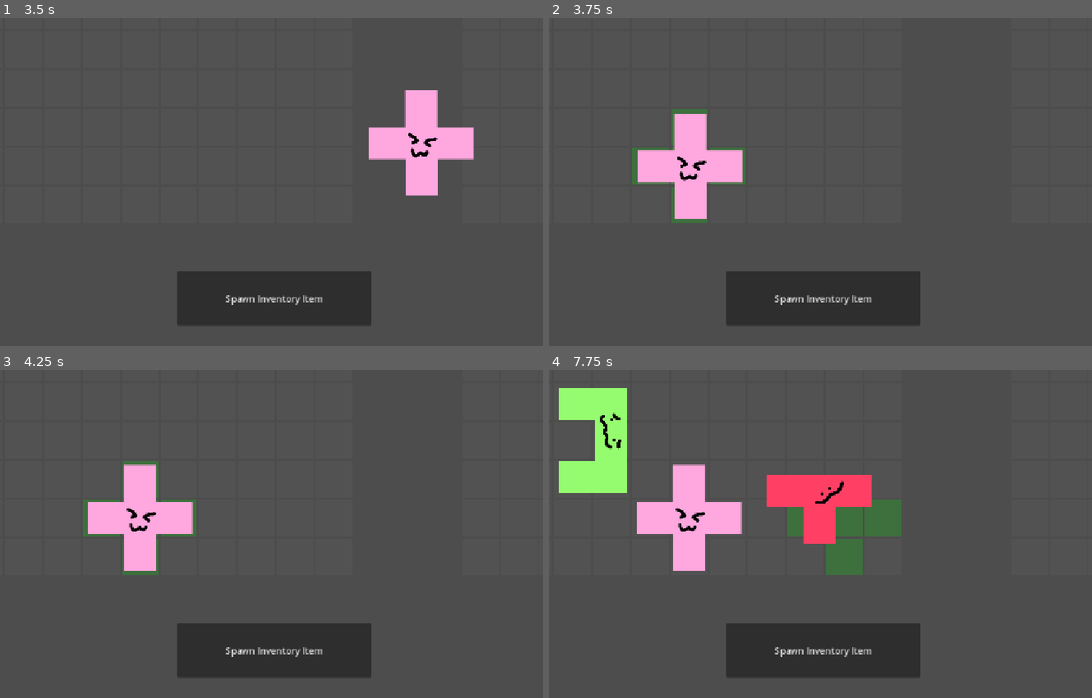
Above: before the commit, frames 1-4 (two rows, left to right).
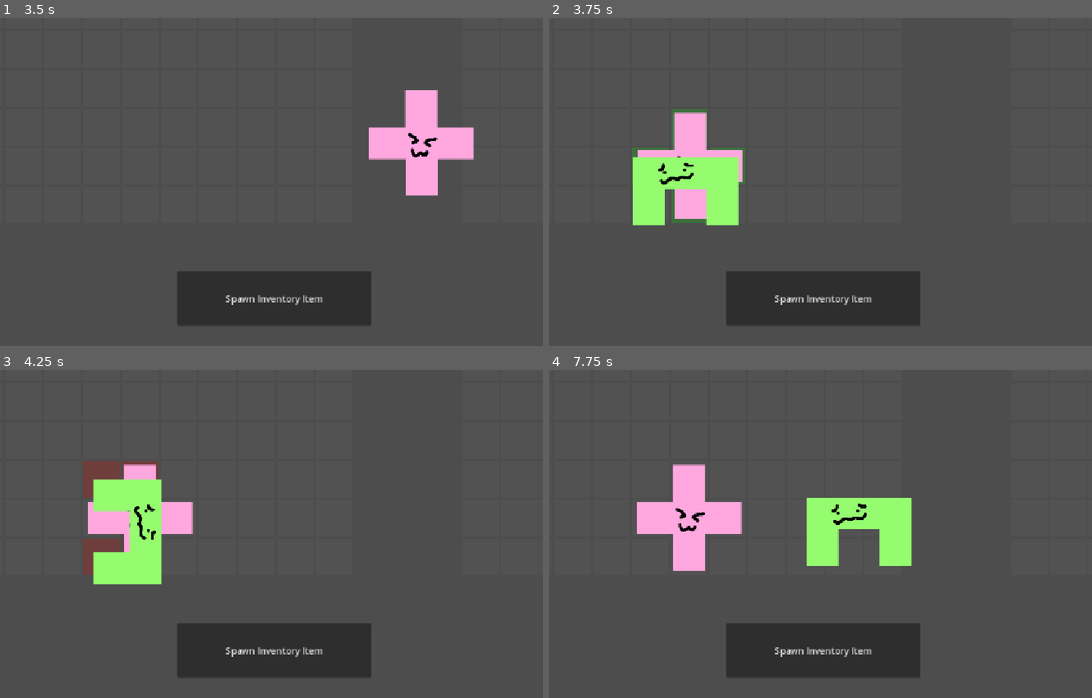
Above: after the commit, the same moments.

Repository: Katstifer/IGME590_Mechanic_1
Game: Godot game, scene res://scenes/inventoryGridSpawnerSetup.tscn
The game is run twice, just before and just after one commit, with the same random seed, the same clock (stepped at 60 frames per second) and the same inputs.
Inputs (mouse positions are in pixels of both pictures, inside the frame that each line leads up to):
- Up to frame 1 (3.5 s): click "Spawn Inventory Item" at 0.5 s; click "Spawn Inventory Item" at 1.25 s; click "Spawn Inventory Item" at 2 s; tap Enter (SwapItem) at 2.75 s; move the mouse to (423, 142) at 2.77 s; tap Shift (DropItem) at 2.85 s; click (423, 142) at 3.05 s
- Up to frame 2 (3.75 s): tap Space at 3.5 s; move the mouse to (695, 178) at 3.52 s; click (695, 178) at 3.6 s
- Up to frame 3 (4.25 s): tap R (Rotate) at 3.8 s
- Up to frame 4 (7.75 s): tap Enter (SwapItem) at 4.25, 4.55, 5.1, 5.75, 7.55 s; move the mouse to (891, 432) at 4.27 s; tap R (Rotate) at 4.35, 6.8, 7.35 s; tap Space at 5, 6.5 s; move the mouse to (793, 586) at 5.02 s; tap Shift (DropItem) at 5.3, 5.85 s; move the mouse to (1021, 570) at 5.77 s; click (1021, 570) at 6.05 s; move the mouse to (630, 458) at 6.52 s; click (630, 458) at 6.6 s; move the mouse to (858, 514) at 7.27 s

Frame 1 is identical in both runs. In frame 2, 3.3% of the frame differs, in the area x 15-36%, y 28-64%; in frame 3, 4.6%; in frame 4, 9.0%, in the area x 1-67%, y 5-63%.
Error after the commit: Invalid call. Nonexistent function 'dropItem' in base 'Nil'. (res://scenes/inventoryInputHandler.gd:86)

Commit message:
fixed some compatibility with input handler, need to fix drop

Diff:
--- a/grid-inventory-system/scenes/inventoryGridSpawnerSetup.tscn
+++ b/grid-inventory-system/scenes/inventoryGridSpawnerSetup.tscn
@@ -60,14 +60,15 @@
 offset_right = 40.0
 offset_bottom = 40.0
 
-[node name="inventoryItemSpawner" type="Node" parent="." unique_id=1042184566 node_paths=PackedStringArray("itemContainer", "inventoryGrid", "inventorySpawnGrid")]
+[node name="inventoryItemSpawner" type="Node" parent="." unique_id=1042184566 node_paths=PackedStringArray("itemContainer", "inputHandler")]
 script = ExtResource("12_eiu8o")
 inventoryItemPrefabs = Array[PackedScene]([ExtResource("2_6gpvr"), ExtResource("3_487jm"), ExtResource("4_egp7t"), ExtResource("5_n6l6t"), ExtResource("6_pkbt3"), ExtResource("7_7wnr7"), ExtResource("8_nkhev"), ExtResource("9_c6pf0"), ExtResource("10_f7rn0")])
 itemContainer = NodePath("../inventoryItemContainer")
-inventoryGrid = NodePath("../inventoryGridContainer/inventoryGrid")
-inventorySpawnGrid = NodePath("../inventorySpawnGridContainer/inventorySpawnGrid")
+inputHandler = NodePath("../inputHandler")
 
-[node name="inputHandler" type="Node" parent="." unique_id=1258217183]
+[node name="inputHandler" type="Control" parent="." unique_id=10590482 node_paths=PackedStringArray("inventoryGrids")]
+anchors_preset = 0
 script = ExtResource("13_487jm")
+inventoryGrids = [NodePath("../inventoryGridContainer/inventoryGrid"), NodePath("../inventorySpawnGridContainer/inventorySpawnGrid")]
 
 [connection signal="pressed" from="spawnButton" to="inventoryItemSpawner" method="onSpawnButtonPressed"]
--- a/grid-inventory-system/scenes/inventoryInputHandler.gd
+++ b/grid-inventory-system/scenes/inventoryInputHandler.gd
@@ -1,7 +1,103 @@
 class_name InventoryInputHandler
-extends Node
+extends Control
 
 var currentSlot: InventorySlot;
 var previousSlot: InventorySlot;
 
 var currentHeldItem: InventoryItem = null;
+var currentInventory: InventoryGrid;
+
+var mouseOnGrid : bool = false;
+
+@export var inventoryGrids : Array[InventoryGrid];
+
+func _ready() -> void:
+	for grid in inventoryGrids:
+		grid.mouseEnteredGrid.connect(onMouseEnterGrid);
+		grid.mouseExitedGrid.connect(onMouseExitGrid);
+		grid.mouseEnteredGridSlot.connect(onMouseEnterSlot);
+		pass;
+
+func _process(delta: float) -> void:
+	if (currentInventory != null):
+		if (currentHeldItem != null && currentSlot != null):
+			if (currentSlot != previousSlot):
+				currentInventory.handleSlotHighlights(currentSlot, currentHeldItem);
+				previousSlot = currentSlot;
+			if Input.is_action_just_pressed("Place"):
+				print("Attempt place in: " + str(currentInventory));
+				placeItem();
+
+				pass;
+			if Input.is_action_just_pressed("SwapItem"):
+				print("Attempt swap in: " + str(currentInventory));
+				swapItem();
+
+		elif (currentSlot != null):
+			if (currentSlot != previousSlot):
+				currentInventory.handleSlotHighlights(currentSlot, currentHeldItem);
+
+			if Input.is_action_just_pressed("PickUp"):
+				print("Attempt pick up in: " + str(currentInventory));
+				pickupItem();
+	else:
+		if (currentSlot != null):
+			currentSlot = null;
+
+	if (currentHeldItem != null):
+		if Input.is_action_just_pressed("Rotate"):
+			print("Attempting to rotate: " + str(currentHeldItem));
+			currentHeldItem.rotateItem();
+			currentInventory.handleSlotHighlights(currentSlot, currentHeldItem);
+
+			if (currentInventory != null && currentSlot != null):
+				currentInventory.handleSlotHighlights(currentSlot, currentHeldItem);
+
+		if Input.is_action_just_pressed("DropItem"):
+			print("Attempt to drop: " + str(currentHeldItem));
+			dropItem();
+
+			if (currentInventory != null && currentSlot != null):
+				currentInventory.handleSlotHighlights(currentSlot, currentHeldItem);
+
+func onMouseEnterGrid(grid: InventoryGrid):
+	#print("Mouse entered: " + str(grid));
+	currentInventory = grid;
+	#print("Current inventory: " + str(currentInventory));
+
+func onMouseExitGrid(grid: InventoryGrid):
+	#print ("Mouse exited: " + str(grid));
+	if (grid.highlightedSlots.size() > 0 && grid.highlightedSlots != null):
+		grid.unhighlightSlots(grid.highlightedSlots);
+	currentInventory = null;
+
+func onMouseEnterSlot(slot: InventorySlot):
+	previousSlot = currentSlot;
+	currentSlot = slot;
+	#print("Mouse entered new slot: " + str(currentSlot));
+
+func pickupItem():
+	var newItem = currentInventory.pickupItem(currentSlot);
+	if (newItem != null):
+		currentHeldItem = newItem;
+		currentHeldItem.get_parent().move_child(currentHeldItem, currentHeldItem.get_parent().get_child_count() - 1)
+
+func dropItem():
+	var itemDropped = currentInventory.dropItem(currentHeldItem);
+	if (itemDropped):
+		currentHeldItem = null;
+	else:
+		print("Couldn't drop item.");
+
+func placeItem():
+	var itemPlaced = currentInventory.attemptItemPlace(currentSlot, currentHeldItem);
+	if (itemPlaced):
+		currentHeldItem = null;
+	else:
+		print("Couldn't place item");
+
+func swapItem():
+	var swapItem = currentInventory.swapItem(currentSlot, currentHeldItem);
+	if (swapItem != null):
+		currentHeldItem = swapItem;
+		currentHeldItem.get_parent().move_child(currentHeldItem, currentHeldItem.get_parent().get_child_count() - 1)
--- a/grid-inventory-system/scripts/inventoryGrid.gd
+++ b/grid-inventory-system/scripts/inventoryGrid.gd
@@ -9,12 +9,11 @@
 
 var slotData: Array[InventorySlot] = [];
 
-var currentSlot: InventorySlot;
-var previousSlot: InventorySlot;
-
-var currentHeldItem: InventoryItem = null;
-
-var alreadyHighlighted = false;
+#var currentSlot: InventorySlot;
+#var previousSlot: InventorySlot;
+
+#var currentHeldItem: InventoryItem = null;
+
 var highlightedSlots: Array[InventorySlot] = [];
 
 const GlobalEnums = preload("res://scripts/globalEnums.gd");
@@ -24,41 +23,24 @@
 @export var spawnHandler : Node;
 @export var inputHandler : Node;
 
+var mouseHovering : bool = false;
+signal mouseEnteredGrid(grid: InventoryGrid);
+signal mouseExitedGrid(grid: InventoryGrid);
+signal mouseEnteredGridSlot(slot: InventorySlot);
+
 func _ready() -> void:
 	setupInventory();
 
 func _process(delta: float) -> void:
-	if (!get_global_rect().has_point((get_global_mouse_position()))):
-		if (currentSlot != null):
-			currentSlot = null
-		if (highlightedSlots.size() > 0 && highlightedSlots != null):
-			unhighlightSlots(highlightedSlots);
-	if (currentHeldItem != null && currentSlot != null):
-		#If an item is being held and it is being hovered over a grid
-		if (currentSlot != previousSlot):
-		#If a new slot is being hovered over
-			handleSlotHighlights();
-			previousSlot = currentSlot;
-
-		if Input.is_action_just_pressed("Place"):
-			attemptItemPlace(currentSlot, currentHeldItem);
-		elif Input.is_action_just_pressed("SwapItem"):
-			swapItem(currentSlot);
-
-	elif (currentSlot != null):
-		if (currentSlot != previousSlot):
-			handleSlotHighlights();
-		if Input.is_action_just_pressed("PickUp"):
-			pickupItem(currentSlot);
-
-	if (currentHeldItem != null):
-		if Input.is_action_just_pressed("Rotate"):
-			currentHeldItem.rotateItem();
-			handleSlotHighlights();
-
-		if Input.is_action_just_pressed("DropItem"):
-			dropItem();
-			handleSlotHighlights();
+
+	if (get_global_rect().has_point((get_global_mouse_position()))):
+		if mouseHovering == false:
+			mouseHovering = true;
+			emit_signal("mouseEnteredGrid", self);
+	else:
+		if mouseHovering == true:
+			mouseHovering = false;
+			emit_signal("mouseExitedGrid", self);
 
 # Setup inventory by filling the grid container with slots
 func setupInventory():
@@ -86,8 +68,7 @@
 
 # Called whenever the mouse enters the area of a slot.
 func onSlotMouseEnter(slot: InventorySlot):
-	previousSlot = currentSlot;
-	currentSlot = slot;
+	emit_signal("mouseEnteredGridSlot", slot);
 
 # Called whenever the mouse leaves the area of a slot
 func onSlotMouseExit(slot: InventorySlot):
@@ -131,60 +112,70 @@
 #It will attempt to place an item using the top left-most
 #tile in the item's structure.
 func placeItem(item: InventoryItem, anchorSlot: InventorySlot, fitSlots : Array[InventorySlot]):
+	if (item.isSelected):
+		item.isSelected = false;
+
 	for s in fitSlots:
 		s.addItem(item);
 	if (anchorSlot != null):
 		item.placeItem(anchorSlot);
-	currentHeldItem = null;
 
 func pickupItem(slot: InventorySlot):
 	if (slot.containedItem != null):
-		currentHeldItem = slot.containedItem;
+		var currentHeldItem = slot.containedItem;
 		currentHeldItem.pickUpItem();
-
 		clearItemsTiles(currentHeldItem);
-		currentHeldItem.get_parent().move_child(currentHeldItem, currentHeldItem.get_parent().get_child_count() - 1)
+		return currentHeldItem;
+	else:
+		print("Slot does not contain item");
+		return null;
+
 
 func clearItemsTiles(item : InventoryItem):
 		for s in slotData:
 			if s.containedItem == item:
 				s.removeItem();
 
-func swapItem(slot: InventorySlot):
-	if (slot.containedItem == null):
+func swapItem(currentSlot: InventorySlot, currentHeldItem: InventoryItem):
+	if (currentSlot.containedItem == null):
 		print("Can't swap -- no item in slot");
-		return;
+		return null;
 	if (currentHeldItem == null):
-		return;
-
-	var swapItem = currentHeldItem;
-	pickupItem(currentSlot);
-	var newCurrentItem = currentHeldItem;
-
-	var fitSpaces = getPotentialSpace(currentSlot, swapItem);
-	if (checkForFit(swapItem.itemGrid, fitSpaces)):
-
-		placeItem(swapItem, currentSlot, fitSpaces);
-		currentHeldItem = newCurrentItem;
+		print("Can't swap without a held item")
+		return null;
+
+	var itemToPlace = currentHeldItem;
+	currentHeldItem = pickupItem(currentSlot);
+
+	if (currentHeldItem == null):
+		print("Couldn't pick up item.");
+		return null;
+
+	var fitSpaces = getPotentialSpace(currentSlot, itemToPlace);
+	if (checkForFit(itemToPlace.itemGrid, fitSpaces)):
+		print("Item swapped.")
+		placeItem(itemToPlace, currentSlot, fitSpaces);
 		currentHeldItem.isSelected = true;
-	else :
+		return currentHeldItem;
+	else:
+		print("New item does not fit.")
 		attemptItemPlace(currentHeldItem.previousContainer, currentHeldItem);
-		currentHeldItem = swapItem;
+		currentHeldItem = itemToPlace;
 		currentHeldItem.isSelected = true;
-		currentHeldItem.get_parent().move_child(currentHeldItem, currentHeldItem.get_parent().get_child_count() - 1)
-
-func dropItem():
-	if (currentHeldItem.previousContainer == null):
-		return;
+		return currentHeldItem;
+
+func dropItem(currentHeldItem : InventoryItem):
 	var targetSlot = currentHeldItem.previousContainer;
-	attemptItemPlace(targetSlot, currentHeldItem);
-
-func attemptItemPlace(slot: InventorySlot, item: InventoryItem):
+	var itemDropped = attemptItemPlace(targetSlot, currentHeldItem);
+	return itemDropped;
+
+func attemptItemPlace(slot: InventorySlot, item: InventoryItem) -> bool:
 	var fitSpaces = getPotentialSpace(slot, item);
 	if (checkForFit(item.itemGrid, fitSpaces)):
 		placeItem(item, slot, fitSpaces);
-	else:
-		return;
+		return true;
+	else:
+		return false;
 
 #Gets the potential spaces on the grid that an item will occupy
 func getPotentialSpace(slot: InventorySlot, item: InventoryItem):
@@ -287,7 +278,7 @@
 
 #Highlights the appropriate slot based on the position of the mouse
 #and the state of held items, etc.
-func handleSlotHighlights():
+func handleSlotHighlights(currentSlot: InventorySlot, currentHeldItem: InventoryItem):
 	var mouseOnGrid = get_global_rect().has_point((get_global_mouse_position()));
 
 	if (mouseOnGrid): #IF MOUSE OVER INVENTORY
--- a/grid-inventory-system/scripts/inventoryItemSpawnHandler.gd
+++ b/grid-inventory-system/scripts/inventoryItemSpawnHandler.gd
@@ -3,13 +3,11 @@
 
 @export var inventoryItemPrefabs : Array[PackedScene];
 @export var itemContainer : Control;
-@export var inventoryGrid : InventoryGrid;
-@export var inventorySpawnGrid : Node;
+@export var inputHandler : InventoryInputHandler;
 
 func setFields(prefabs : Array[PackedScene], container : Control):
 	inventoryItemPrefabs = prefabs;
 	itemContainer = container;
-
 
 func spawnItem() -> InventoryItem:
 	if (inventoryItemPrefabs.size() <= 0):
@@ -25,13 +23,13 @@
 
 func onSpawnButtonPressed() -> void:
 	print("Spawn button pressed!");
-	if (inventoryGrid == null):
-		print("Inventory Grid is null");
+	if (inputHandler == null):
+		print("Input handler is null");
 		return;
-	if (inventoryGrid.currentHeldItem != null):
+	if (inputHandler.currentHeldItem != null):
 		print("Can't spawn item while holding another.");
 		return;
 
 	var newItem = spawnItem();
 	newItem.isSelected = true;
-	inventoryGrid.currentHeldItem = newItem;
+	inputHandler.currentHeldItem = newItem;
